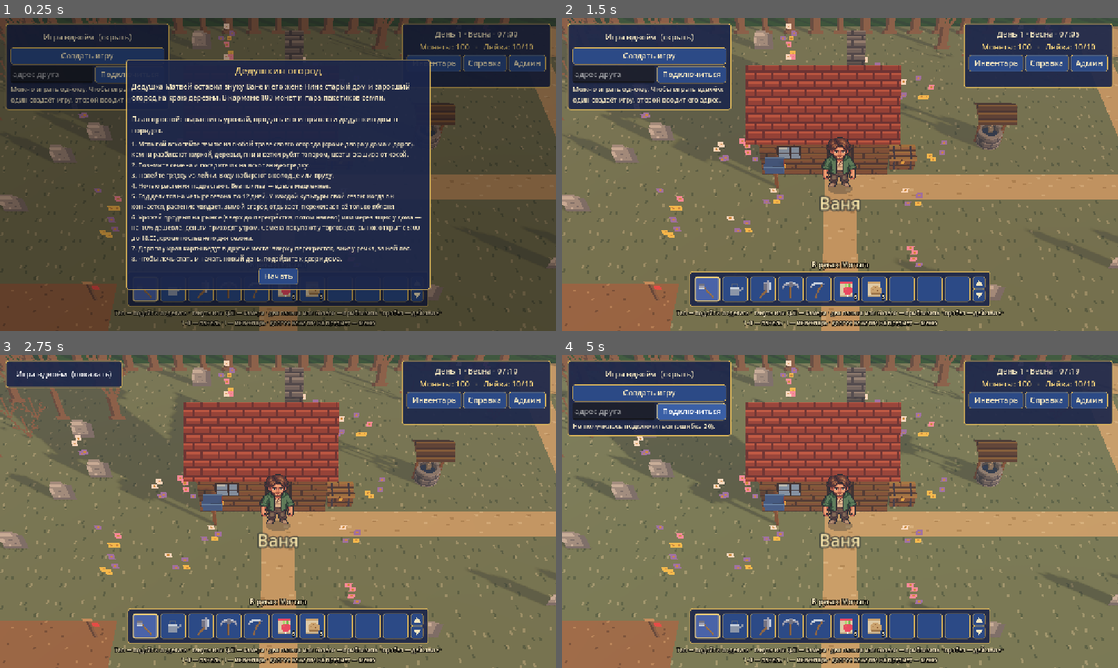
Above: before the commit, frames 1-4 (two rows, left to right).
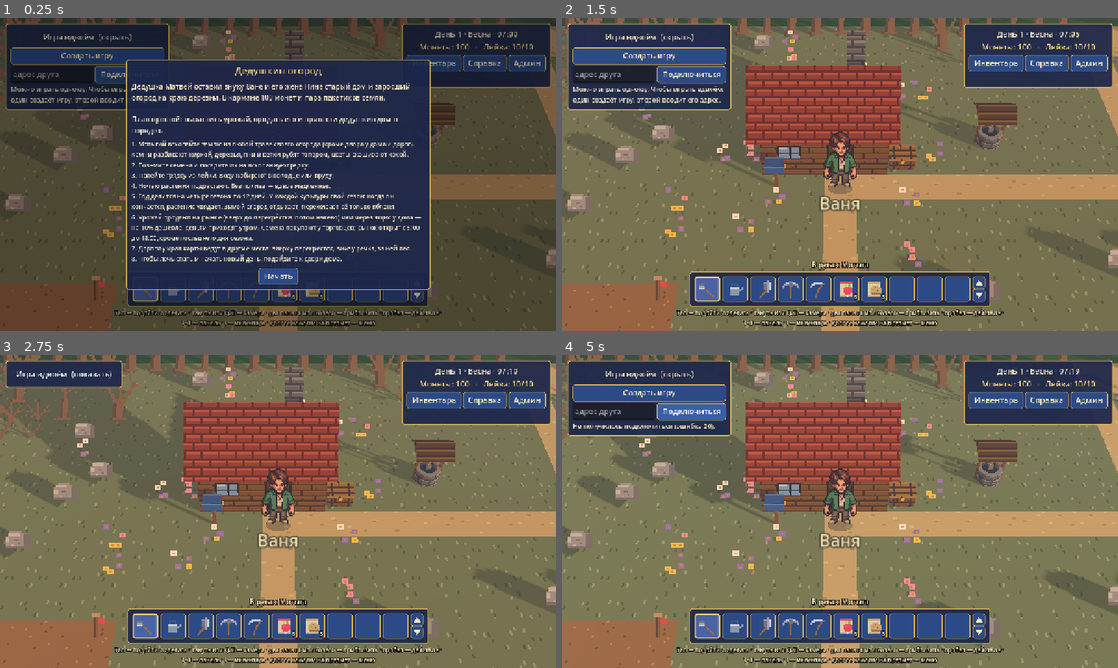
Above: after the commit, the same moments.

Repository: Japshinobi/Test
Game: Godot game, scene res://main.tscn
Two runs of this game, one before a commit and one after it. Both use one fixed random seed, a clock stepped at 60 frames per second and the inputs below.
Inputs (mouse positions are in pixels of both pictures, inside the frame that each line leads up to):
- Up to frame 1 (0.25 s): no input
- Up to frame 2 (1.5 s): click (612, 74) at 0.52 s; type "12" at 0.6 s; click "Начать" at 1.25 s
- Up to frame 3 (2.75 s): click "Игра вдвоём (скрыть)" at 2 s
- Up to frame 4 (5 s): click "Игра вдвоём (показать)" at 2.75 s; click "Создать игру" at 3.5 s; click "Подключиться" at 4.25 s

The runs differ from the first frame. In frame 1, 1.3% of the frame differs, in the area x 0-100%, y 0-90%; in frame 2, 2.9%; in frame 3, 4.2%, in the area x 0-100%, y 0-94%; in frame 4, 4.0%.

Commit message:
Спрайты стоят на экране ровно, как в RO; растяжение героев 1.5
Обычный вертикальный спрайт под камерой 50° сплющивался и по краям экрана
заваливался наружу. Теперь у спрайтов свой материал (atlas.gd → upright):
картинка параллельна экрану, глубина — как у вертикального спрайта.
Герои растянуты в 1.5 раза — пиксели квадратные, как на рисунке PixelLab.

Co-Authored-By: Claude Opus 5.5 <noreply@anthropic.com>
Claude-Session: https://claude.ai/code/session_01Vk2GzkFks5VW2iDabaZdf6

Diff:
--- a/godot/scripts/atlas.gd
+++ b/godot/scripts/atlas.gd
@@ -7,6 +7,46 @@
 var image: Image
 var texture: ImageTexture
 var sprites := {}
+
+## Спрайты стоят на экране ровно, как в Ragnarok Online: без наклона по краям экрана и с одинаковыми
+## пропорциями везде. Обычный спрайт «повёрнут к камере по вертикали» (BILLBOARD_FIXED_Y), и из-за
+## перспективы по краям экрана заваливается наружу, а внизу сплющивается. Здесь картинка
+## выводится параллельно экрану; высота — как у вертикального спрайта в середине экрана
+## (растяжение STRETCH × косинус наклона камеры). Глубина берётся от вертикального спрайта,
+## чтобы голова не уходила в стену или дерево за спиной. Подкраска (modulate) работает как раньше.
+const UPRIGHT := """
+shader_type spatial;
+render_mode unshaded, cull_disabled;
+uniform sampler2D tex : source_color, filter_nearest;
+
+void vertex() {
+	if (!OUTPUT_IS_SRGB) {
+		COLOR.rgb = mix(pow((COLOR.rgb + vec3(0.055)) * (1.0 / 1.055), vec3(2.4)), COLOR.rgb * (1.0 / 12.92), lessThan(COLOR.rgb, vec3(0.04045)));
+	}
+	vec3 anchor = (VIEW_MATRIX * vec4(MODEL_MATRIX[3].xyz, 1.0)).xyz;
+	vec3 up = (VIEW_MATRIX * vec4(0.0, 1.0, 0.0, 0.0)).xyz;
+	float x = VERTEX.x * length(MODEL_MATRIX[0].xyz);
+	float y = VERTEX.y * length(MODEL_MATRIX[1].xyz);
+	vec3 standing = anchor + vec3(x, 0.0, 0.0) + up * y;
+	vec3 screen = anchor + vec3(x, y * up.y, 0.0);
+	if (PROJECTION_MATRIX[3][3] < 0.5) {
+		screen *= standing.z / screen.z;
+	} else {
+		screen.z = standing.z;
+	}
+	POSITION = PROJECTION_MATRIX * vec4(screen, 1.0);
+}
+
+void fragment() {
+	vec4 c = texture(tex, UV) * COLOR;
+	if (c.a < 0.5) {
+		discard;
+	}
+	ALBEDO = c.rgb;
+}
+"""
+static var _upright_shader: Shader
+static var _upright_mats := {}
 
 
 func _init() -> void:
@@ -55,4 +95,19 @@
 	sp.alpha_cut = SpriteBase3D.ALPHA_CUT_DISCARD
 	sp.texture_filter = BaseMaterial3D.TEXTURE_FILTER_NEAREST
 	sp.shaded = false
+	sp.material_override = upright(texture)
 	return sp
+
+
+## Материал «спрайт стоит на экране ровно» для картинки (один на картинку).
+static func upright(tex: Texture2D) -> ShaderMaterial:
+	if _upright_mats.has(tex):
+		return _upright_mats[tex]
+	if _upright_shader == null:
+		_upright_shader = Shader.new()
+		_upright_shader.code = UPRIGHT
+	var m := ShaderMaterial.new()
+	m.shader = _upright_shader
+	m.set_shader_parameter("tex", tex)
+	_upright_mats[tex] = m
+	return m
--- a/godot/scripts/avatar.gd
+++ b/godot/scripts/avatar.gd
@@ -4,7 +4,8 @@
 
 const Atlas := preload("res://scripts/atlas.gd")
 const Palette := preload("res://scripts/palette.gd")
-const STRETCH := 1.25
+## Для рисунков PixelLab: при камере под 50° пиксели на экране выходят квадратными, как на рисунке.
+const STRETCH := 1.5
 ## Рисунки героев из PixelLab: холст 64×64, 32 пикселя на клетку (герой ростом около двух клеток).
 const PX := 32
 const SIZE := 64
@@ -73,6 +74,7 @@
 func set_look(friend: bool, title: String) -> void:
 	var strip := _strip("nina" if friend else "vanya")
 	sprite.texture = strip["tex"]
+	sprite.material_override = Atlas.upright(strip["tex"])
 	# ноги — на земле: середина нижнего ряда ступней в точке персонажа
 	sprite.offset = Vector2(0, float(strip["ay"]) - SIZE * 0.5)
 	label.text = title
--- a/godot/scripts/world.gd
+++ b/godot/scripts/world.gd
@@ -272,6 +272,7 @@
 	# земля лежит на земле: плоский спрайт, освещается солнцем как сама земля
 	var soil := atlas.make_sprite("soilwet" if p["watered"] else "soil")
 	soil.billboard = BaseMaterial3D.BILLBOARD_DISABLED
+	soil.material_override = null
 	soil.axis = Vector3.AXIS_Y
 	soil.centered = true
 	soil.offset = Vector2.ZERO
Not shown, changed: CLAUDE.md
Not shown, changed: knowledge/decisions/architecture.md
Not shown, changed: knowledge/lessons.md
Not shown, changed: knowledge/owner-decisions.md
Not shown, changed: knowledge/style/pixel-art.md
